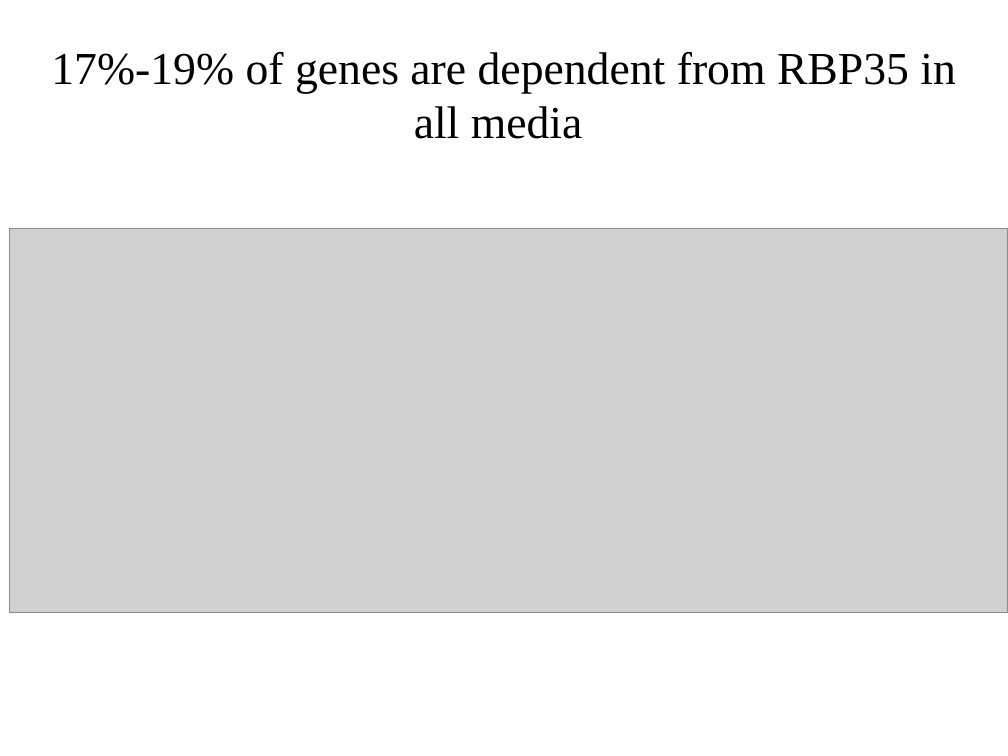
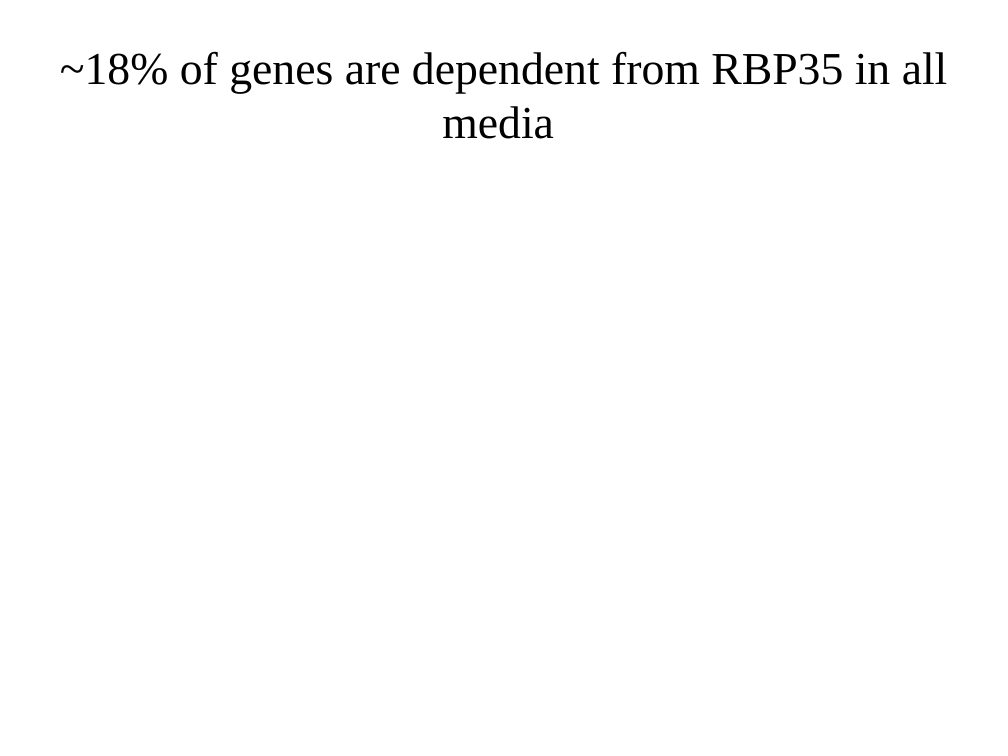
Before and after one commit to wilkinsonlab/m-oryzae-polya, a slide deck: slide 39 of doc/version_21/oryzae_presentation.odp (slide 41 before the commit). Drawn at 1008x756 pixels with LibreOffice and Linux fonts; fonts in the diff are those of the drawing; grey boxes stand for pictures. Boxes give left, top, right and bottom in pixels: in the first picture for what was removed or moved away, otherwise in the second. Text is boxed around its words. In the diff, an @@ line names an element or a change of style, - is before the commit and + after.

```diff
--- a/doc/version_21/oryzae_presentation.odp
+++ b/doc/version_21/oryzae_presentation.odp
@@ title at [60,51,948,139]: text changed @@
-17%-19% of genes are dependent from RBP35 in all media
+~18% of genes are dependent from RBP35 in all media
@@ picture removed at [9,229,1008,613] @@
```
Also in this commit, not shown: 22 other slides changed, 4 slides added, 9 slides removed, 4 other files.
